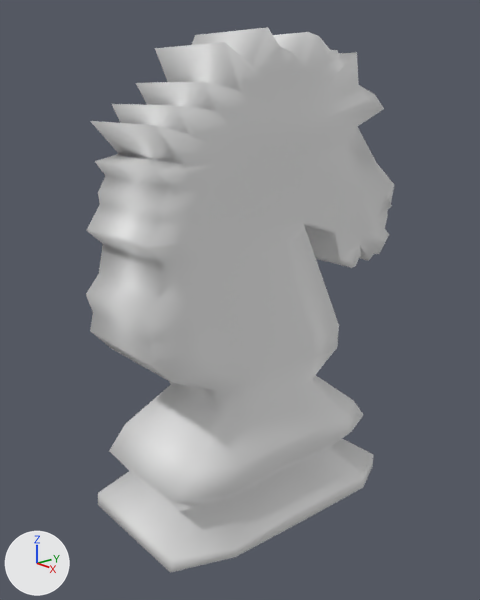
Two versions of the Blender file HW9/source/knight.blend, one commit apart.
Both versions are drawn from a camera (50 mm lens) standing at (4.84, -4.43, 4.08) and looking at (-0.45, -0.02, 1.94). Every picture has the same lights, and +X, +Y and +Z are marked at lower left.

Script lines for the objects in view, before the commit:
```python
me_cube_002 = bpy.data.meshes.new('Cube.002')
me_cube_002.from_pydata(...)  # 561 vertices, 533 faces; spans x -0.94..0.98, y -1.02..1.06, z -1.12..1.07
me_cube_002.polygons.foreach_set('use_smooth', [True] * 533)
ob_cube = bpy.data.objects.new('Cube', me_cube_002)
ob_cube.location = (-0.45, 0.08, 2.19)
ob_cube.scale = (1.0, 1.6, 2.28)
```
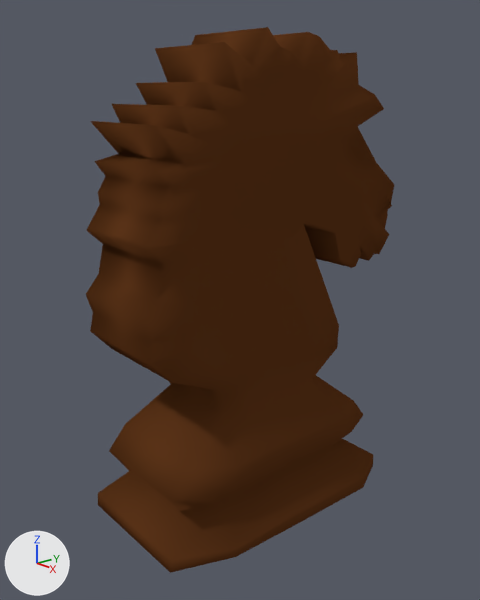
The change, as JSON lines over the scene's bpy script:
```json
{"op": "add", "block": "img_wood_jpg", "code": ["img_wood_jpg = load_image('wood.jpg', '../../HW8/img/wood.jpg', 512, 512, 'sRGB')"]}
{"op": "add", "block": "mat_material", "code": ["mat_material = diffuse_material('Material')", "mat_material.texture = img_wood_jpg"]}
{"block": "me_cube_002", "where": "me_cube_002.from_pydata(...)  # 561 vertices, 533 faces; spans x -0.94..0.98, y -1.02..1.06, z -1.12..1.07"}
{"op": "add", "block": "me_cube_002", "code": "me_cube_002.materials.append(mat_material)  # picture img_wood_jpg"}
```

Boxes [x1, y1, x2, y2] around the edits, measured in the pictures (480 x 600 px):
```json
{"object": "Cube", "change": "recoloured", "before": [86, 27, 394, 573], "after": [86, 27, 394, 573], "on screen": "grey to brown"}
```
